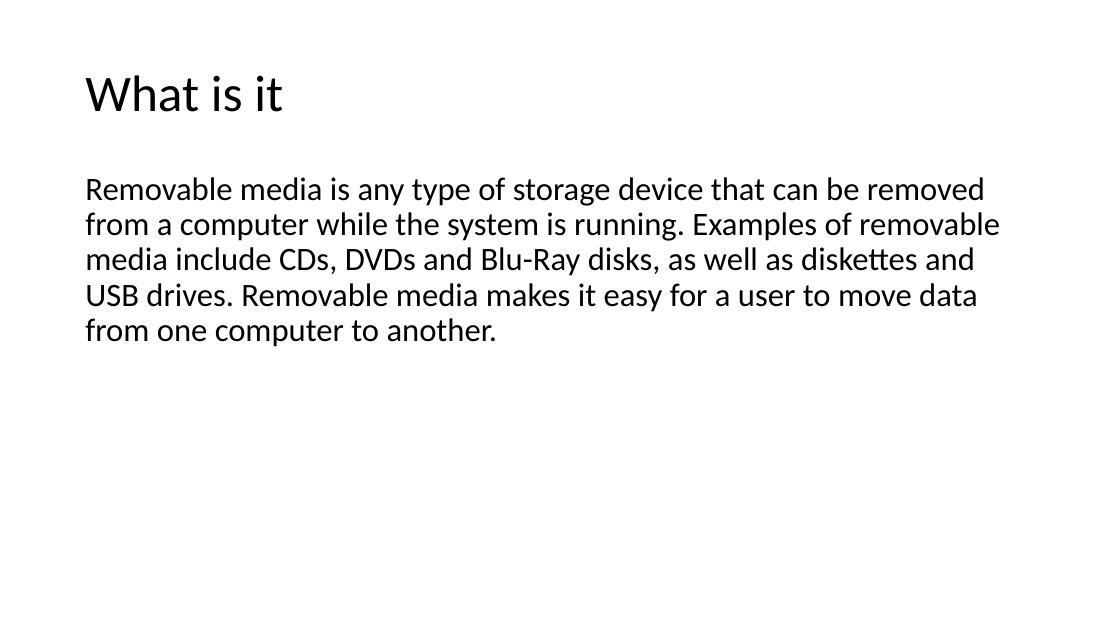
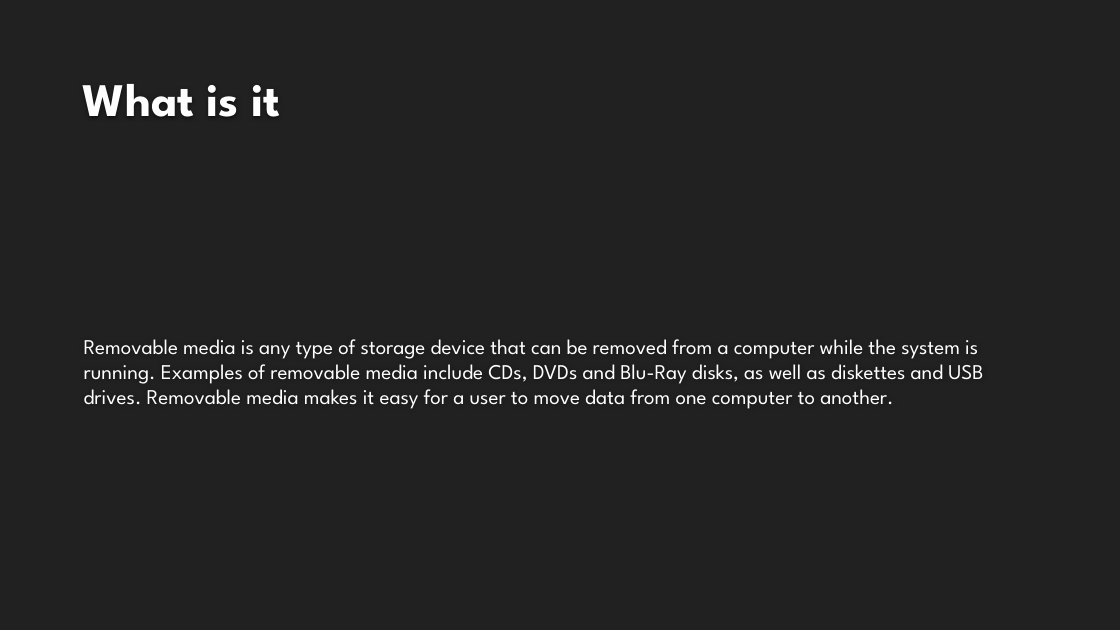
Before and after one commit to jmclean15/ICS3U0-SW, a slide deck: slide 2 of Model A work/Model.A4 Removable Media.pptx. Drawn at 1120x630 pixels with LibreOffice and Linux fonts; fonts in the diff are those of the drawing; background and template pictures are left out. Boxes give left, top, right and bottom in pixels: in the first picture for what was removed or moved away, otherwise in the second. Text is boxed around its words. In the diff, an @@ line names an element or a change of style, - is before the commit and + after.

```diff
--- a/Model A work/Model.A4 Removable Media.pptx
+++ b/Model A work/Model.A4 Removable Media.pptx
@@ background #FFFFFF to #212121 @@
@@ title "What is it": place and size @@
-title "What is it" at <box>85,75,283,112</box>
+title "What is it" at <box>83,84,280,117</box>
@@ title "What is it" at <box>83,84,280,117</box>: size 44 to 40 pt, font Calibri to League Spartan, text colour #000000 to #FEFEFE, bold on; line spacing 0.9 to 1; vertical alignment middle to bottom @@
@@ text "Removable media is any type ...": place and size @@
-text "Removable media is any type ..." at <box>85,177,1000,347</box>
+text "Removable media is any type ..." at <box>84,339,983,409</box>
@@ text "Removable media is any type ..." at <box>84,339,983,409</box>: size 28 to 18 pt, font Calibri to League Spartan, text colour #000000 to #FFFFFF; line spacing 0.9 to 1; vertical alignment top to middle @@
```
Also in this commit, not shown: 3 other slides changed, 3 slides added, 1 slide removed.
